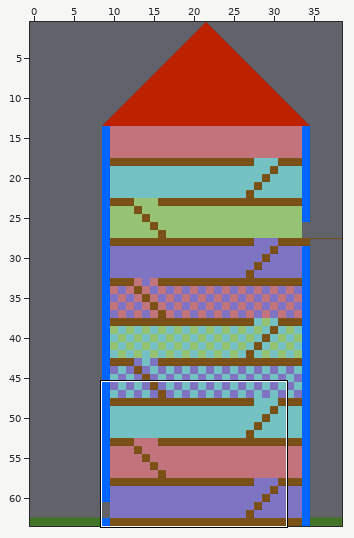
Tiled map (JSON), stored at assets/maps/map.json. The first picture is a wide view before the edit; the outline marks the close-up.
Close-up. As it was:
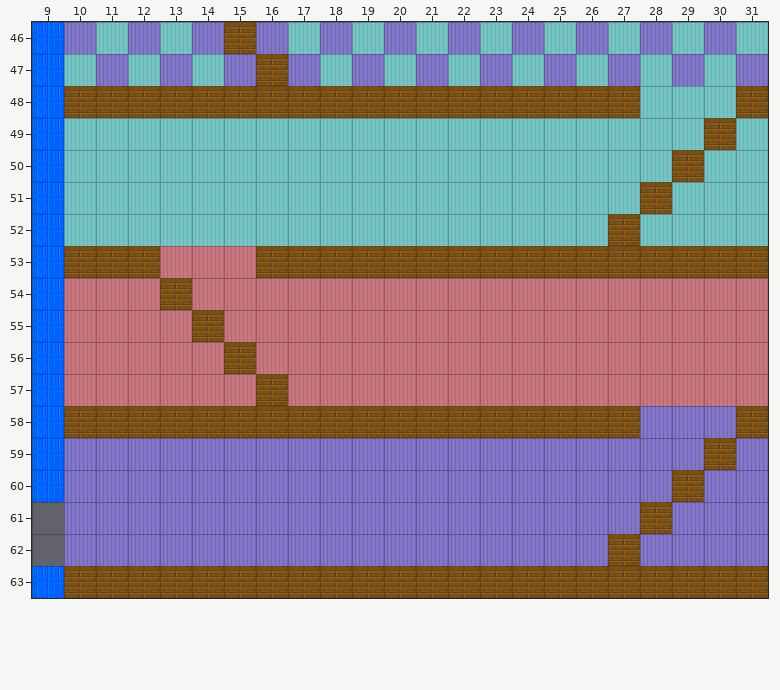
Cells are 32x32 px. Shown: x 9..31, y 46..63.
New version:
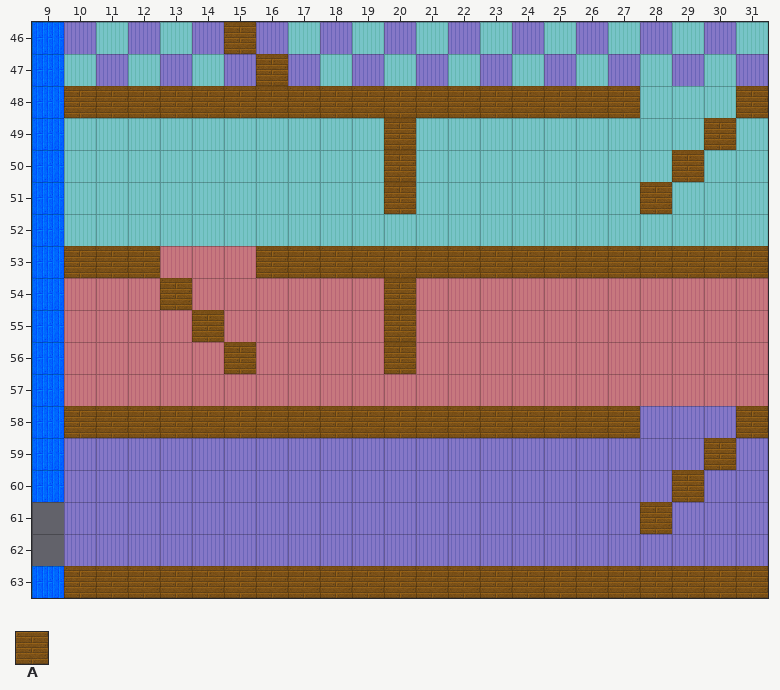
Key: from "tiles": A 17.
_ is an empty cell.
From old to new:
Layer "Main Layer":
Tile A now appears in rows 49 to 51 at x 20; in rows 54 to 56 at x 20.
The author cleared tile A in row 52 at x 27; in row 57 at x 16; in row 62 at x 27.
